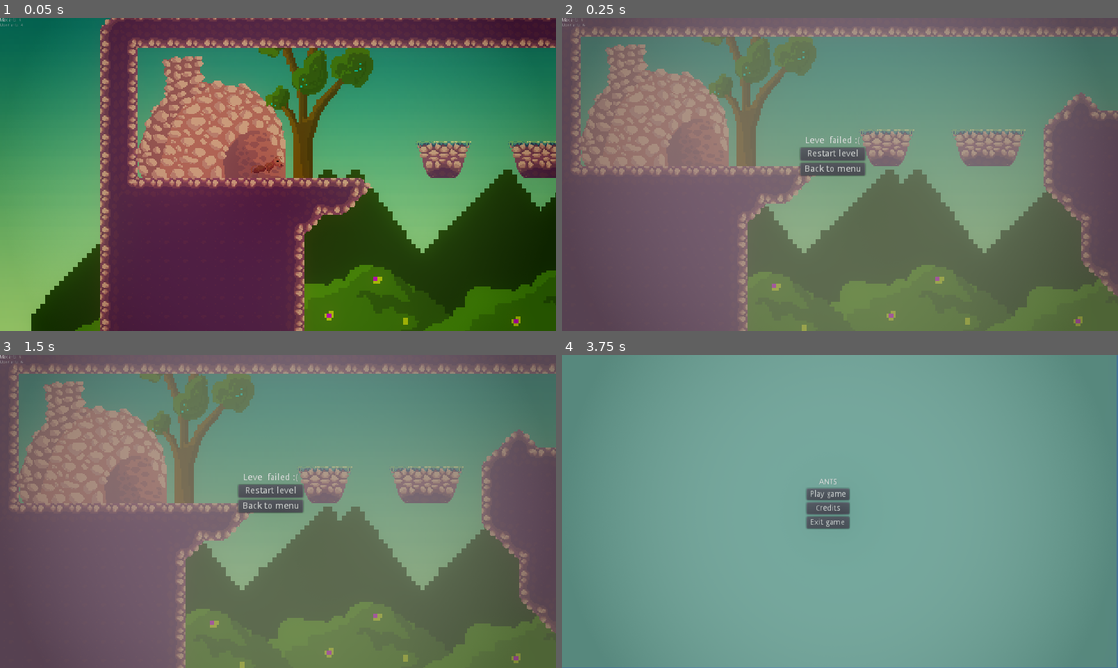
Above: before the commit, frames 1-4 (two rows, left to right).
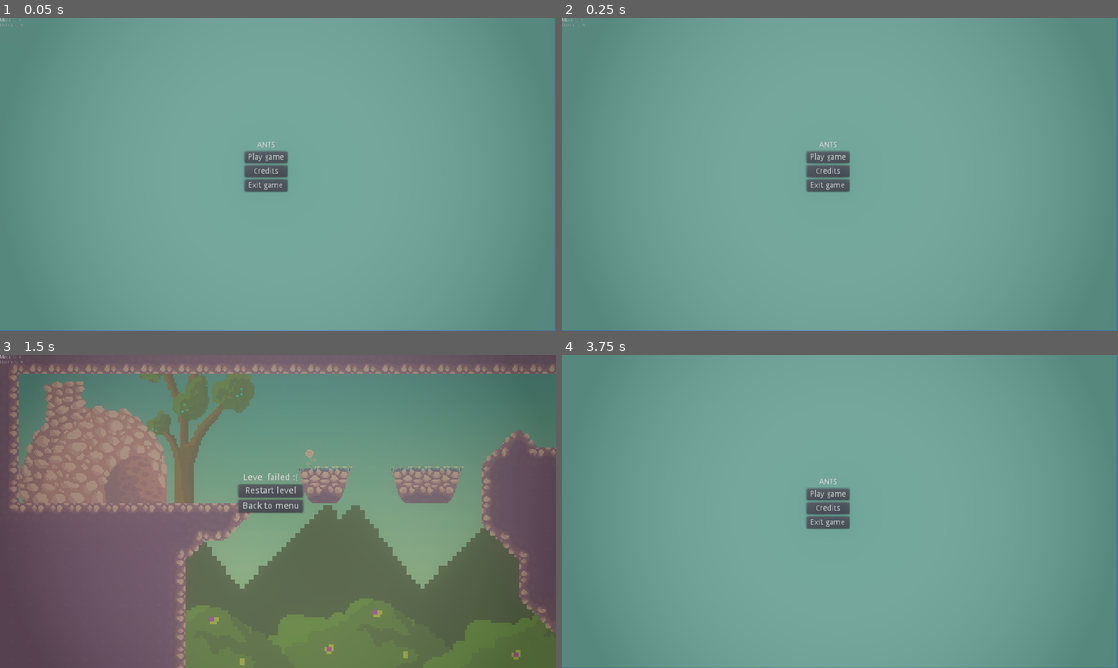
Above: after the commit, the same moments.

Repository: gramozilho/StaySafeJam
Game: Godot game, scene res://Scenes/TitleMenu.tscn
Same seed, same stepped clock (60 frames per second), same inputs: the game is played once before the commit and once after it. Before the commit the project starts from res://Scenes/Level 1.tscn. The engine's default icon, where the game draws it, is replaced by a stand-in: a white triangle on a blue panel in a dark square.
Inputs (mouse positions are in pixels of both pictures, inside the frame that each line leads up to):
- Up to frame 1 (0.05 s): no input
- Up to frame 2 (0.25 s): no input
- Up to frame 3 (1.5 s): click (272, 489) at 0.5 s, where only the run before the commit has a clickable "Restart level"; click "Restart level" at 1.25 s
- Up to frame 4 (3.75 s): click "Restart level" at 2 s; click "Restart level" at 2.75 s; click "Back to menu" at 3.5 s

The runs differ from the first frame. In frame 1, 100% of the frame differs, in the area x 0-100%, y 0-100%; in frame 2, 92%; in frame 3, 0.9%; in frame 4, nothing differs.

Commit message:
Put the music in, and fixed the floating but, oh and added the anteater tongue (not finished).

Diff:
--- /dev/null
+++ b/Globals/BackgroundMusic.tscn
@@ -0,0 +1,8 @@
+[gd_scene load_steps=2 format=2]
+
+[ext_resource path="res://Assets/Sounds/1.ogg" type="AudioStream" id=1]
+
+[node name="BackgroundMusic" type="AudioStreamPlayer"]
+stream = ExtResource( 1 )
+volume_db = -5.0
+autoplay = true
--- a/Objects/Ant.gd
+++ b/Objects/Ant.gd
@@ -38,7 +38,7 @@
 	if (is_instance_valid(camera)):
 		remove_child(camera)
 
-	AntManager.add_ant(self, camera, Vector2(512, 496))
+	AntManager.add_ant(self, camera, Vector2(512, 512))
 	call_deferred("free")
 	pass
 
@@ -53,7 +53,7 @@
 				if (is_instance_valid(camera)):
 					remove_child(camera)
 
-				AntManager.add_ant(self, camera, Vector2(512, 496))
+				AntManager.add_ant(self, camera, Vector2(512, 512))
 
 			_movement(delta)
 
@@ -110,7 +110,10 @@
 			_animated_sprite.animation = "Walk"
 			_animated_sprite.frame = 0
 
-	if (_floor_cast.is_colliding() || is_on_floor()):
+	if (_floor_cast.is_colliding()):
+		if (_floor_cast.get_collider().is_in_group("Walkable")):
+			_is_floorcast_touching = true
+	elif (is_on_floor()):
 		_is_floorcast_touching = true
 	else:
 		_is_floorcast_touching = false
--- /dev/null
+++ b/Objects/AntEater.gd
@@ -0,0 +1,8 @@
+extends Area2D
+class_name AntEater
+
+func _on_AntEater_body_entered(body : PhysicsBody2D) -> void:
+	if (body is Ant):
+		var ant = body as Ant
+		ant.die()
+	pass
--- /dev/null
+++ b/Objects/AntEater.tscn
@@ -0,0 +1,17 @@
+[gd_scene load_steps=3 format=2]
+
+[ext_resource path="res://Assets/Sprites/Dumb Tongue.png" type="Texture" id=1]
+[ext_resource path="res://Objects/AntEater.gd" type="Script" id=2]
+
+[node name="AntEater" type="Area2D"]
+script = ExtResource( 2 )
+
+[node name="CollisionPolygon2D" type="CollisionPolygon2D" parent="."]
+scale = Vector2( 4, 4 )
+polygon = PoolVector2Array( -16, 0, -15, 9, -13, 25, -10, 88, -9, 115, -5, 120, 3, 120, 10, 115, 10, 100, 10, 60, 10, 32, 10, 0 )
+
+[node name="Sprite" type="Sprite" parent="."]
+scale = Vector2( 4, 4 )
+texture = ExtResource( 1 )
+offset = Vector2( 0, 64 )
+[connection signal="body_entered" from="." to="." method="_on_AntEater_body_entered"]
--- a/Scenes/Level 1.tscn
+++ b/Scenes/Level 1.tscn
@@ -1,14 +1,28 @@
-[gd_scene load_steps=8 format=2]
+[gd_scene load_steps=10 format=2]
 
 [ext_resource path="res://Objects/Ant.tscn" type="PackedScene" id=1]
 [ext_resource path="res://Tilesets/Ground.tres" type="TileSet" id=2]
 [ext_resource path="res://Objects/Ant Hive.tscn" type="PackedScene" id=3]
 [ext_resource path="res://Assets/Sprites/BackgroundOutside.png" type="Texture" id=4]
 [ext_resource path="res://Assets/Sprites/Hill.png" type="Texture" id=5]
+[ext_resource path="res://Objects/AntEater.tscn" type="PackedScene" id=6]
 [ext_resource path="res://Assets/Sprites/Tree 1.png" type="Texture" id=7]
 [ext_resource path="res://Assets/Sprites/Bush 1.png" type="Texture" id=8]
+[ext_resource path="res://Assets/Sprites/Flower.png" type="Texture" id=9]
 
 [node name="Level 1" type="Node2D"]
+
+[node name="AntEater" parent="." instance=ExtResource( 6 )]
+position = Vector2( 2394, -118 )
+
+[node name="Flowers" type="Node" parent="."]
+
+[node name="Sprite" type="Sprite" parent="Flowers"]
+position = Vector2( 1072, 354 )
+rotation = -0.144707
+scale = Vector2( 4, 4 )
+z_index = -1
+texture = ExtResource( 9 )
 
 [node name="Trees" type="Node" parent="."]
 
@@ -125,7 +139,9 @@
 [node name="Ant Hive" parent="." instance=ExtResource( 3 )]
 position = Vector2( 320, 512 )
 
-[node name="TileMap" type="TileMap" parent="."]
+[node name="TileMap" type="TileMap" parent="." groups=[
+"Walkable",
+]]
 scale = Vector2( 4, 4 )
 tile_set = ExtResource( 2 )
 cell_size = Vector2( 16, 16 )
--- a/project.godot
+++ b/project.godot
@@ -13,15 +13,21 @@
 "class": "Ant",
 "language": "GDScript",
 "path": "res://Objects/Ant.gd"
+}, {
+"base": "Area2D",
+"class": "AntEater",
+"language": "GDScript",
+"path": "res://Objects/AntEater.gd"
 } ]
 _global_script_class_icons={
-"Ant": ""
+"Ant": "",
+"AntEater": ""
 }
 
 [application]
 
 config/name="Antlings"
-run/main_scene="res://Scenes/Level 1.tscn"
+run/main_scene="res://Scenes/TitleMenu.tscn"
 config/icon="res://Assets/Sprites/icon.png"
 
 [autoload]
@@ -30,6 +36,7 @@
 AntManager="*res://Globals/AntManager.tscn"
 MenuHandler="*res://Objects/MenuHandler.tscn"
 PostProcessingEffects="*res://Objects/Post Processing Effects.tscn"
+BackgroundMusic="*res://Globals/BackgroundMusic.tscn"
 
 [display]
 
Not shown, added: Assets/Sounds/1.ogg.import
Binary file added: Assets/Sprites/Dumb Tongue.png
Not shown, added: Assets/Sprites/Dumb Tongue.png.import
Binary file added: Assets/Sprites/Flower.png
Not shown, added: Assets/Sprites/Flower.png.import
Not shown: 1 places in Objects/Ant.tscn that only renumber resources
Not shown, added: Assets/Sounds/1.ogg
